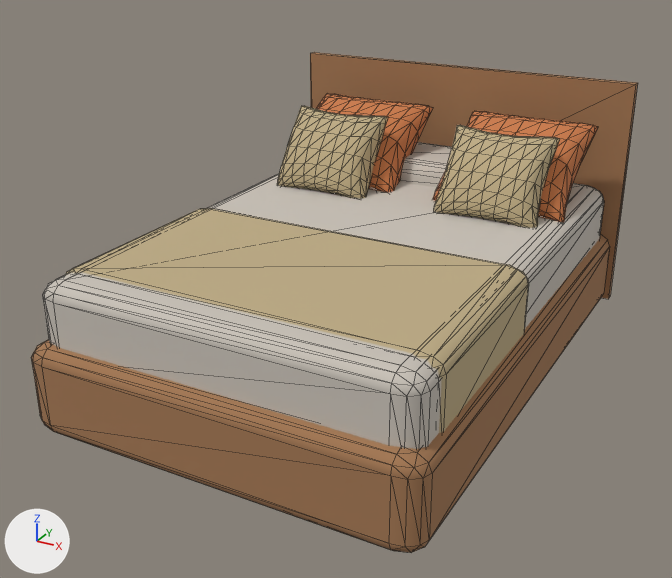
The glTF model frontend-web/src/pages/Home/bed1.glb as it was, and as the next commit left it.
One viewpoint serves both versions: a 50 mm camera at (2.66, -5.17, 3.04) aimed at (-0.04, -0.26, 0.59). The lights are fixed; the arrows at lower left show +X, +Y and +Z. Mesh edges are drawn as thin lines. Where no turn or scale is listed for an object, it has been applied to the vertices. Vertices at the same position are counted once.

The first picture shows 'base', 'bed', 'bigwoodback', 'cover', 'cushion', 'cushion.001', 'cushion.002', 'cushion.003', 'longcushion'.
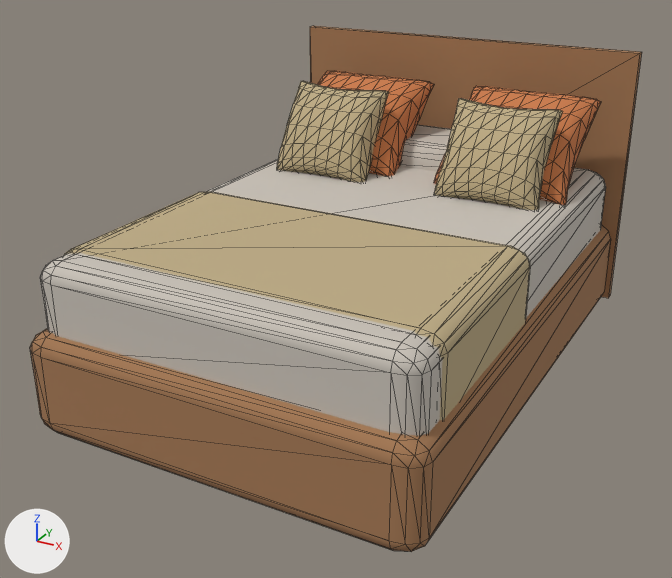
Changed parts and their boxes (x1, y1, x2, y2) in the pictures (672 x 578 px; the box of a moved part takes in the faces that stretch with it):
'base', moved, rescaled
    before: (31, 234, 610, 553)
    after: (30, 225, 611, 552)
'bed.001', added
    after: (40, 159, 606, 436)
'bed', no longer drawn
    before: (43, 174, 604, 449)
'cover', moved, rescaled
    before: (65, 208, 529, 433)
    after: (63, 192, 530, 420)
'bigwoodback', moved, rescaled (10% taller)
    before: (310, 52, 638, 299)
    after: (310, 26, 642, 298)
'cushion.001', moved, rescaled (9% taller)
    before: (434, 125, 560, 228)
    after: (434, 98, 563, 210)
'cushion.002', moved, rescaled (9% taller)
    before: (277, 106, 388, 199)
    after: (277, 81, 389, 182)
'cushion', moved, rescaled (7% taller)
    before: (433, 111, 598, 222)
    after: (434, 86, 601, 205)
'cushion.003', moved, rescaled (6% taller)
    before: (316, 93, 433, 192)
    after: (317, 71, 434, 176)
'longcushion', moved, rescaled
    before: (399, 142, 452, 187)
    after: (400, 125, 452, 171)
part 1 of me_mesh_8, moved or reshaped
    before: (43, 174, 604, 449)
    after: (40, 159, 606, 436)

What the commit changed:
me_mesh_8 has 80 vertices, 156 faces and spans x -94.0..94.0, y -190.0..190.0, z -35.0..35.0.
me_mesh_8 is used by ob_bed; parent ob_bed_2; location (3.0, -5.873, 85.57); scale (1.42, 1.0, 1.0).
me_mesh_8 part 1: the whole mesh is scaled about its middle by (0.0128, 0.009, 0.009).
In object 'cushion' (ob_cushion), parent goes from ob_bed_2 to ob_bed.
In object 'cushion.001' (ob_cushion_001), parent goes from ob_bed_2 to ob_bed.
In object 'cushion.002' (ob_cushion_002), parent goes from ob_bed_2 to ob_bed.
In object 'cushion.003' (ob_cushion_003), parent goes from ob_bed_2 to ob_bed.
In object 'bigwoodback' (ob_bigwoodback), parent goes from ob_bed_2 to ob_bed.
In object 'longcushion' (ob_longcushion), parent goes from ob_bed_2 to ob_bed.
In object 'cover' (ob_cover), parent goes from ob_bed_2 to ob_bed.
In object 'base' (ob_base), parent goes from ob_bed_2 to ob_bed.
Object 'bed' (ob_bed) now shows nothing instead of me_mesh_8.
In object 'bed' (ob_bed), parent goes from ob_bed_2 to ob_scene.
Object 'bed' (ob_bed) moves from (3.0, -5.873, 85.57) to (0.0, 0.0, 0.0).
Object 'bed' (ob_bed) is rescaled from (1.42, 1.0, 1.0) to (0.9, 0.9, 0.9).
Object 'bed.001' (ob_bed_001) is new; it shows me_mesh_8.
Its location is (0.027, -0.053, 0.77).
